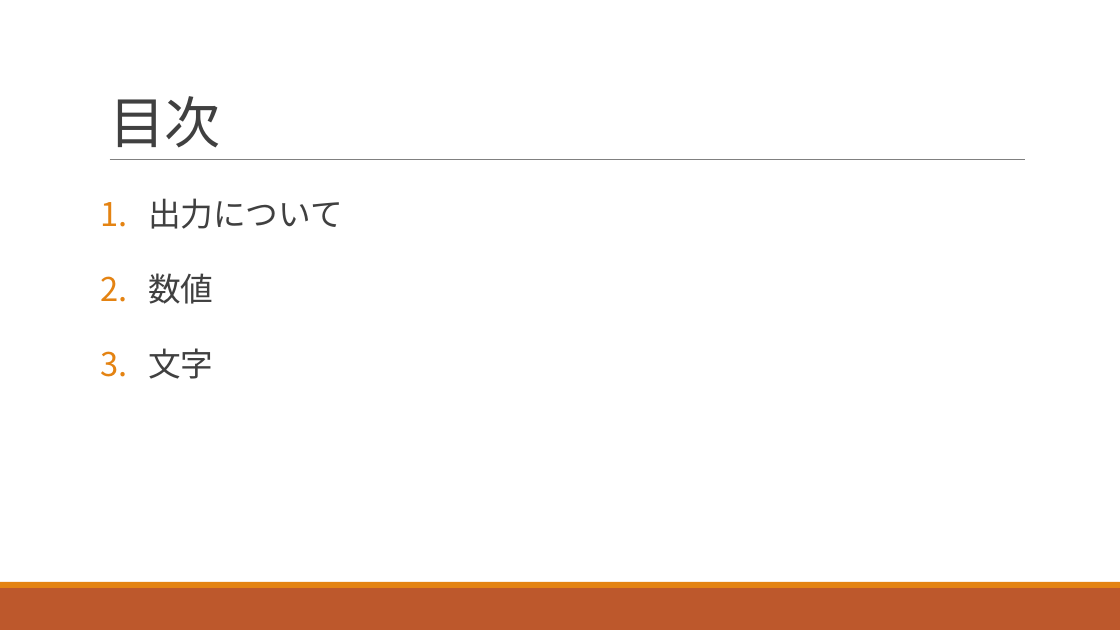
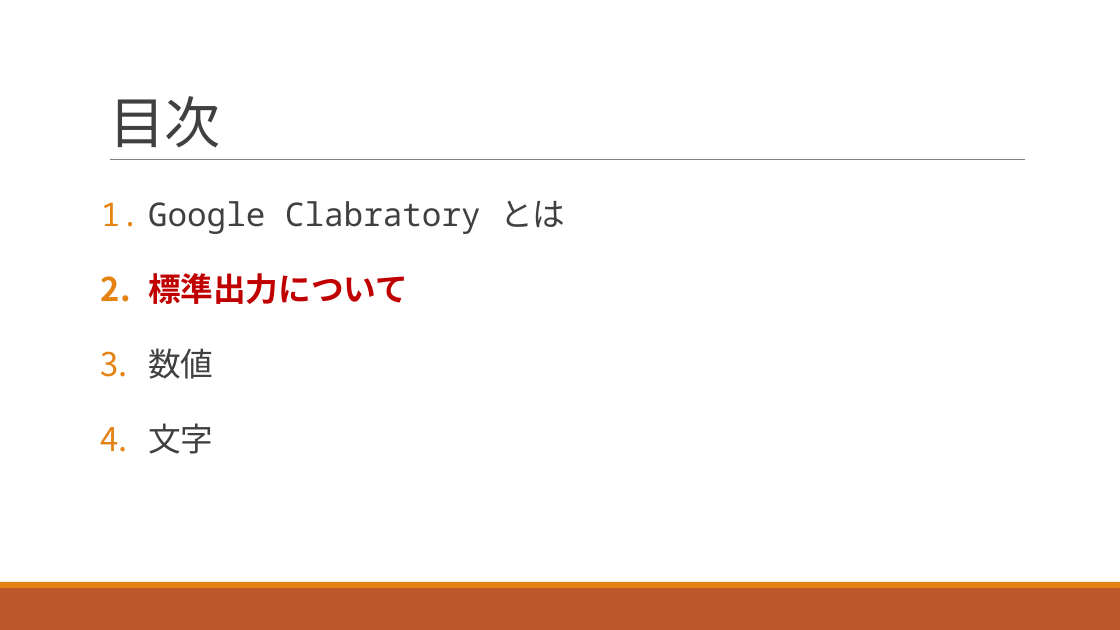
Before and after one commit to navy1634/Teach, a slide deck: slide 11 of 20230530/unit1.pptx (slide 1 before the commit). Drawn at 1120x630 pixels with LibreOffice and Linux fonts; fonts in the diff are those of the drawing. Boxes give left, top, right and bottom in pixels: in the first picture for what was removed or moved away, otherwise in the second. Text is boxed around its words. In the diff, an @@ line names an element or a change of style, - is before the commit and + after.

```diff
--- a/20230530/unit1.pptx
+++ b/20230530/unit1.pptx
@@ text at [148,201,565,304]: text changed @@
-1. 出力について
+1. Google Clabratory とは
+2. 標準出力について
```
Also in this commit, not shown: 10 other slides changed, 15 slides added, 1 slide removed, 2 other files.
